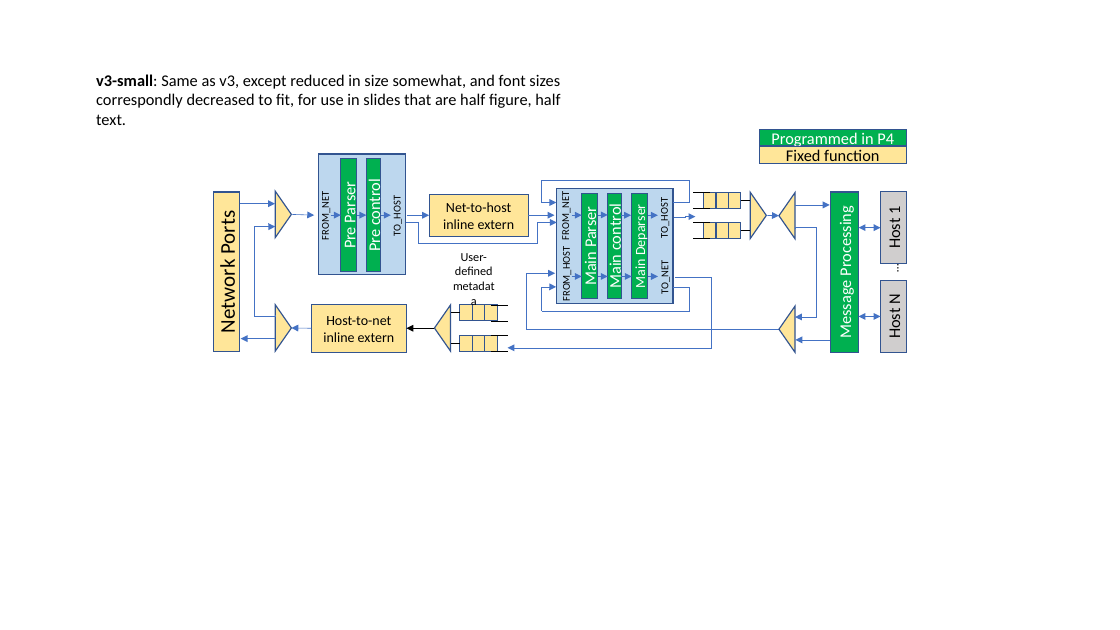
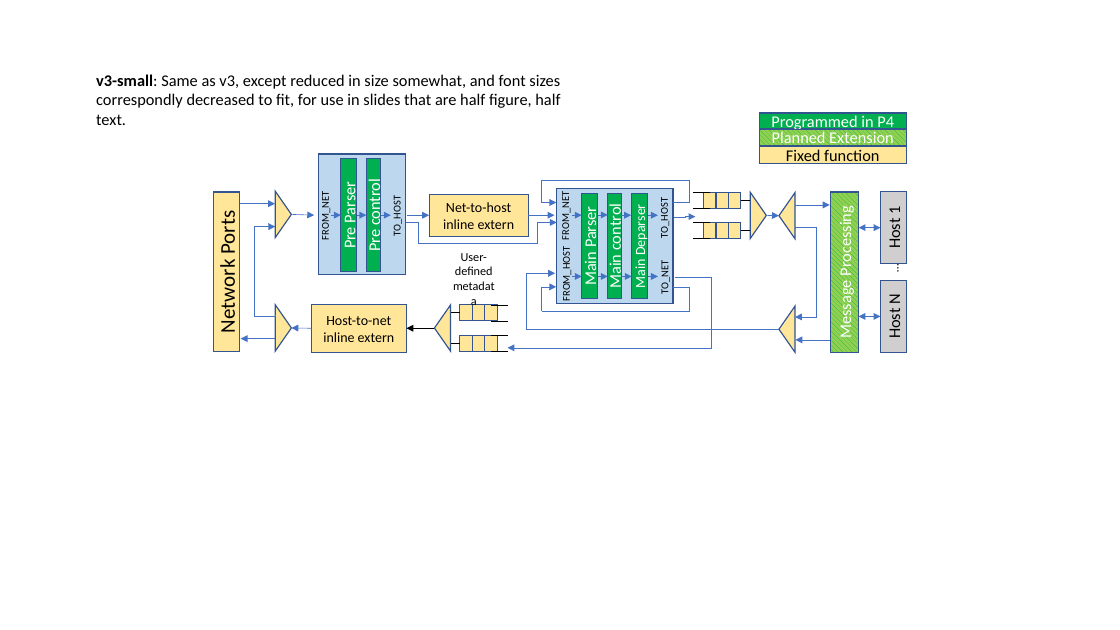
Before and after one commit to p4lang/pna, a slide deck: slide 4 of figs/pna-block-diagram.pptx. Drawn at 1120x630 pixels with LibreOffice and Linux fonts; fonts in the diff are those of the drawing. Boxes give left, top, right and bottom in pixels: in the first picture for what was removed or moved away, otherwise in the second. Text is boxed around its words. In the diff, an @@ line names an element or a change of style, - is before the commit and + after.

```diff
--- a/figs/pna-block-diagram.pptx
+++ b/figs/pna-block-diagram.pptx
@@ rectangle "Programmed in P4": place and size @@
-rectangle "Programmed in P4" at [760,130,907,146]
+rectangle "Programmed in P4" at [760,113,907,129]
@@ rectangle added at [760,129,907,145], fill pattern #00B050 on #92D050, outline #325491 1 pt, 14 pt, text #FFFFFF @@
+Planned Extension
@@ rectangle "Message Processing" at [831,192,859,353]: fill #00B050 to pattern #00B050 on #92D050 @@
```
Also in this commit, not shown: 4 other slides changed, 3 other files.
